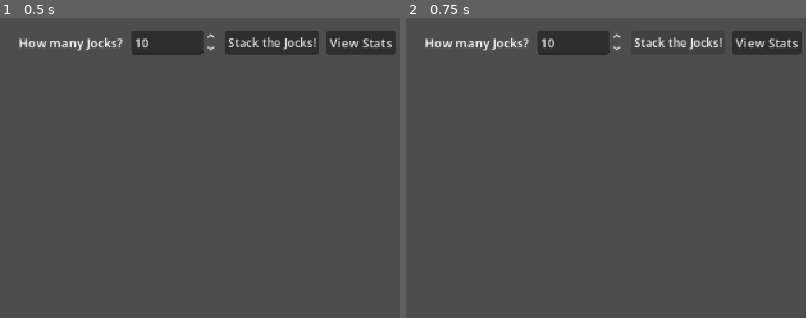
Above: before the commit, frames 1-2 (left to right).
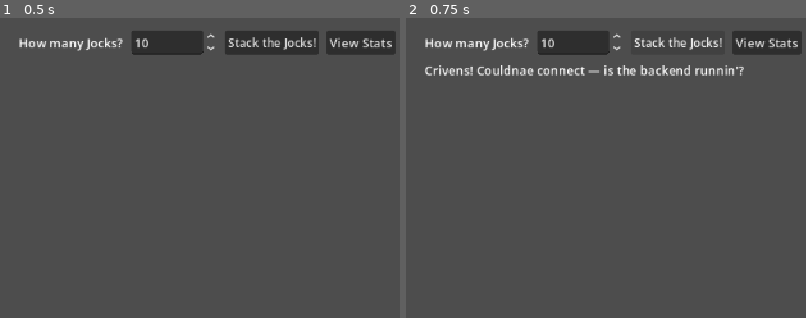
Above: after the commit, the same moments.

Repository: TheManInTheShack/JockStack
Game: Godot game, scene res://scenes/Main.tscn
Same seed, same stepped clock (60 frames per second), same inputs: the game is played once before the commit and once after it.
Inputs:
- Up to frame 1 (0.5 s): no input
- Up to frame 2 (0.75 s): click "Stack the Jocks!" at 0.5 s
The pictures show only the part of the screen within x 0-50%, y 0-50%; the shares and areas given below are measured in that part.

Frame 1 is identical in both runs. In frame 2, 1.4% of the frame differs, in the area x 4-85%, y 15-20%.
Error before the commit: Parse Error: Cannot infer the type of "entry" variable because the value doesn't have a set type. (res://scripts/JockDisplay.gd:69)

Commit message:
Fix type inference on Dictionary from untyped Array in JockDisplay
https://claude.ai/code/session_014UXePmD6X4RiVJruF8Kkkx

Diff:
--- a/frontend/scripts/JockDisplay.gd
+++ b/frontend/scripts/JockDisplay.gd
@@ -66,7 +66,7 @@
 		for col in count:
 			if idx >= total:
 				break
-			var entry  := _entries[idx]
+			var entry: Dictionary = _entries[idx]
 			var puppet := entry.puppet as JockPuppet
 			var target := Vector2(start_x + col * (slot_w + GAP_H), y)
 
